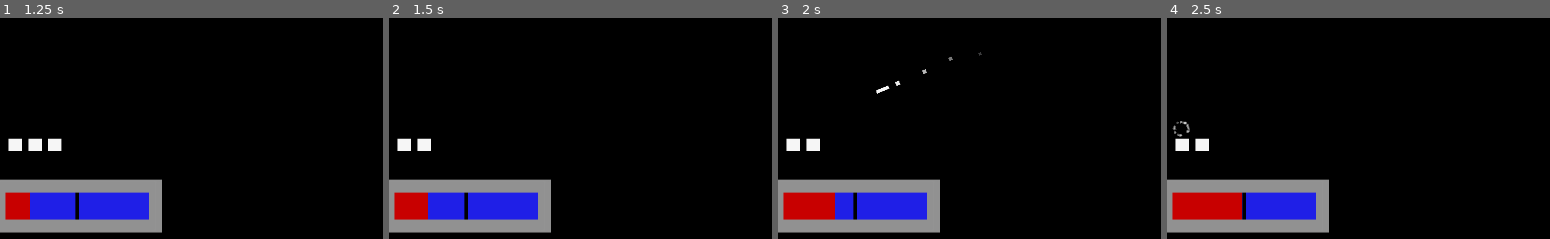
Above: before the commit, frames 1-4 (left to right).
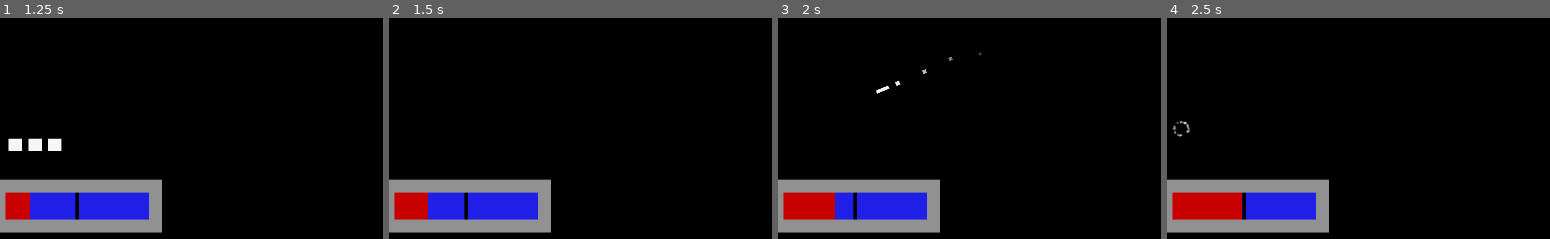
Above: after the commit, the same moments.

Repository: KirbyAndStuff/volatility
Game: Godot game, scene res://world.tscn
Two runs of this game, one before a commit and one after it. Both use one fixed random seed, a clock stepped at 60 frames per second and the inputs below.
Inputs (mouse positions are % of the whole screen's width and height, from its top left):
- Up to frame 1 (1.25 s): move the mouse to (74, 46) at 0.52 s; hold D (blue_right) from 0.53 s (still down); hold Shift (dash) from 0.53 s (still down)
- Up to frame 2 (1.5 s): move the mouse to (30, 56) at 1.27 s; release D (blue_right) at 1.28 s; release Shift (dash) at 1.28 s; hold S (blue_down) from 1.28 s (still down); click (30, 56) at 1.35 s
- Up to frame 3 (2 s): keep holding S (blue_down)
- Up to frame 4 (2.5 s): move the mouse to (62, 28) at 2.02 s; release S (blue_down) at 2.03 s; hold D (blue_right) from 2.03 s (still down); hold Shift (dash) from 2.03 s (still down)
The pictures show only the part of the screen within x 2-52%, y 50-100%; the shares and areas given below are measured in that part.

Frame 1 is identical in both runs. In frame 2, 0.4% of the frame differs, in the area x 2-11%, y 54-61%; in frame 3, 0.4%; in frame 4, 0.4%.

Commit message:
made red constantly hurt you

Diff:
--- a/particle/enemies/red.gd
+++ b/particle/enemies/red.gd
@@ -11,6 +11,7 @@
 var speed = 300
 var player_chase = false
 var player = null
+var attack_player = false
 
 func _physics_process(delta):
 	if player_chase:
@@ -18,6 +19,8 @@
 		velocity=direction*speed
 		move_and_slide()
 
+	if attack_player:
+		(get_node("../player").health) -= 1
 
 func _on_playerdeath_body_entered(body):
 	if body.name == "bullet4":
@@ -44,4 +47,8 @@
 
 func _on_hurts_player_body_entered(body):
 	if body.name == "player":
-		body.health -= 1
+		attack_player = true
+
+func _on_hurts_player_body_exited(body):
+	if body.name == "player":
+		attack_player = false
--- a/particle/enemies/red.tscn
+++ b/particle/enemies/red.tscn
@@ -102,3 +102,4 @@
 [connection signal="body_entered" from="player_detection" to="." method="_on_player_detection_body_entered"]
 [connection signal="body_exited" from="player_detection" to="." method="_on_player_detection_body_exited"]
 [connection signal="body_entered" from="hurts_player" to="." method="_on_hurts_player_body_entered"]
+[connection signal="body_exited" from="hurts_player" to="." method="_on_hurts_player_body_exited"]
--- a/particle/player/player.gd
+++ b/particle/player/player.gd
@@ -22,7 +22,6 @@
 var input = Vector2.ZERO
 
 func _physics_process(delta):
-
 	player_movement(delta)
 
 func _process(delta):
